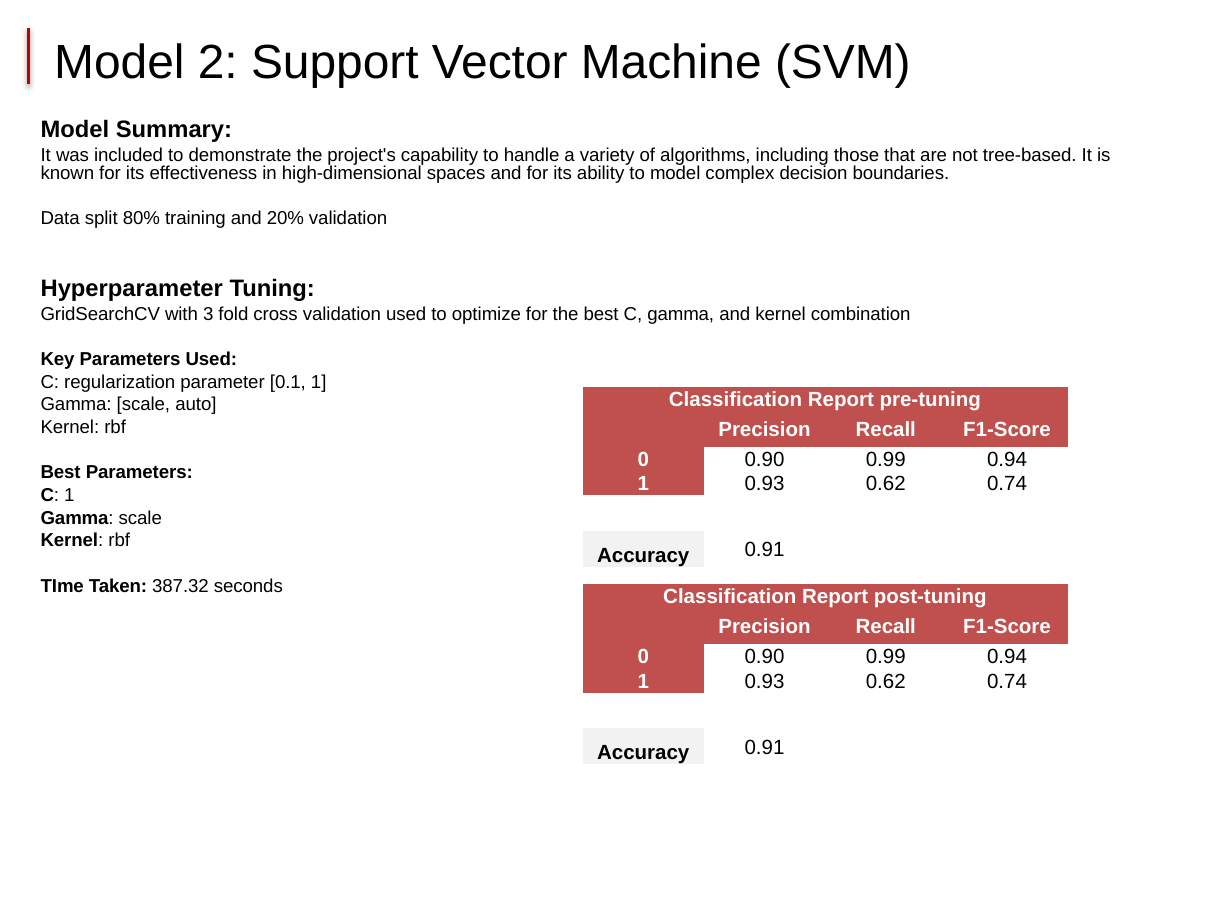
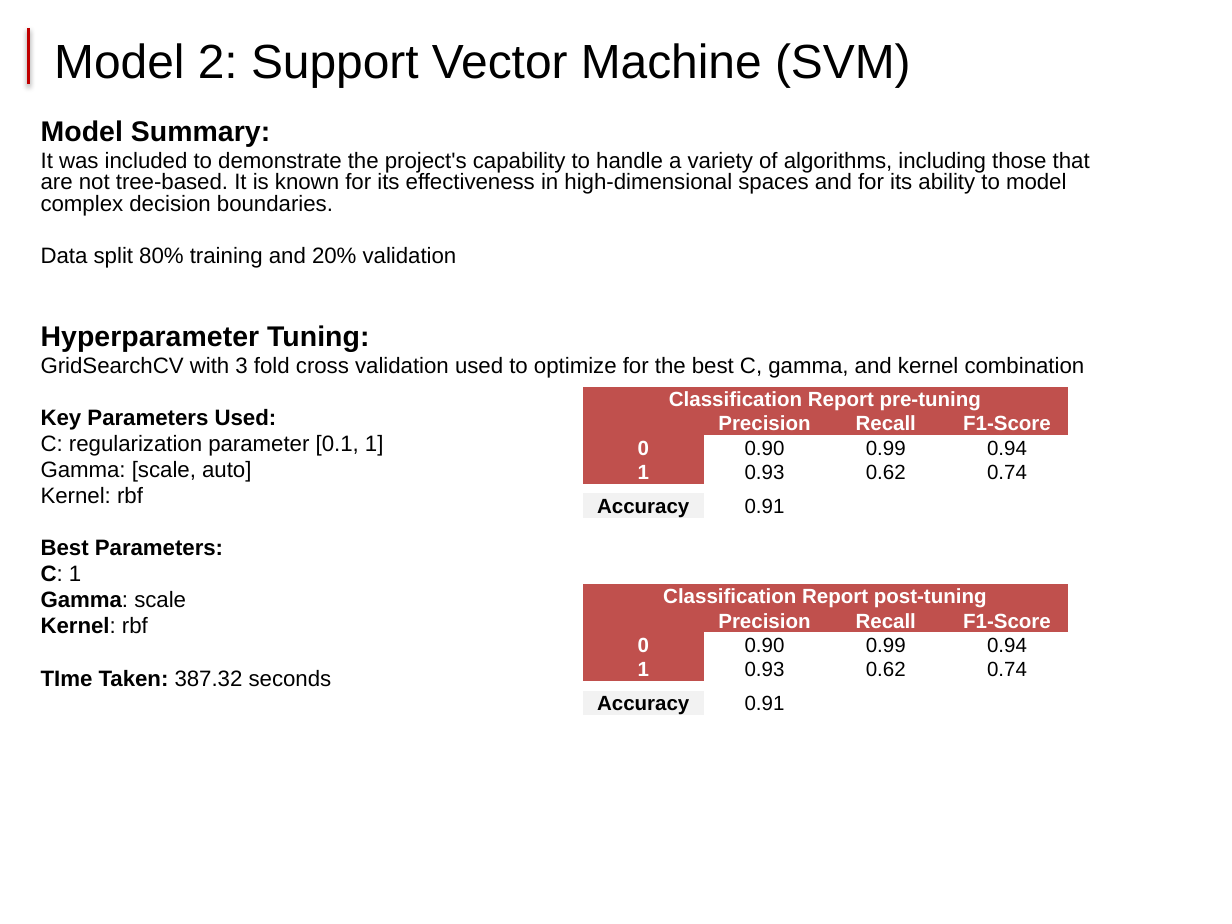
Before and after one commit to Pravin971/PulseCheck-Credit-Risk-Scoring, a slide deck: slide 24 of Credit_Risk_Project_Presentation.pptx. Drawn at 1232x924 pixels with LibreOffice and Linux fonts; fonts in the diff are those of the drawing. Boxes give left, top, right and bottom in pixels: in the first picture for what was removed or moved away, otherwise in the second. Text is boxed around its words. In the diff, an @@ line names an element or a change of style, - is before the commit and + after.

```diff
--- a/Credit_Risk_Project_Presentation.pptx
+++ b/Credit_Risk_Project_Presentation.pptx
@@ text "Model Summary:" at [41,120,1090,687]: size 13.9 to 16.6 pt in "Model Summary:", "Hyperparameter Tuning:"; size 10.8 to 12.9 pt @@
@@ table: place and size @@
-table at [583,387,1066,791]
+table at [583,387,1066,526]
@@ table: place and size @@
-table at [583,584,1066,924]
+table at [583,584,1066,723]
```
Also in this commit, not shown: 8 other slides changed, 11 other files.
